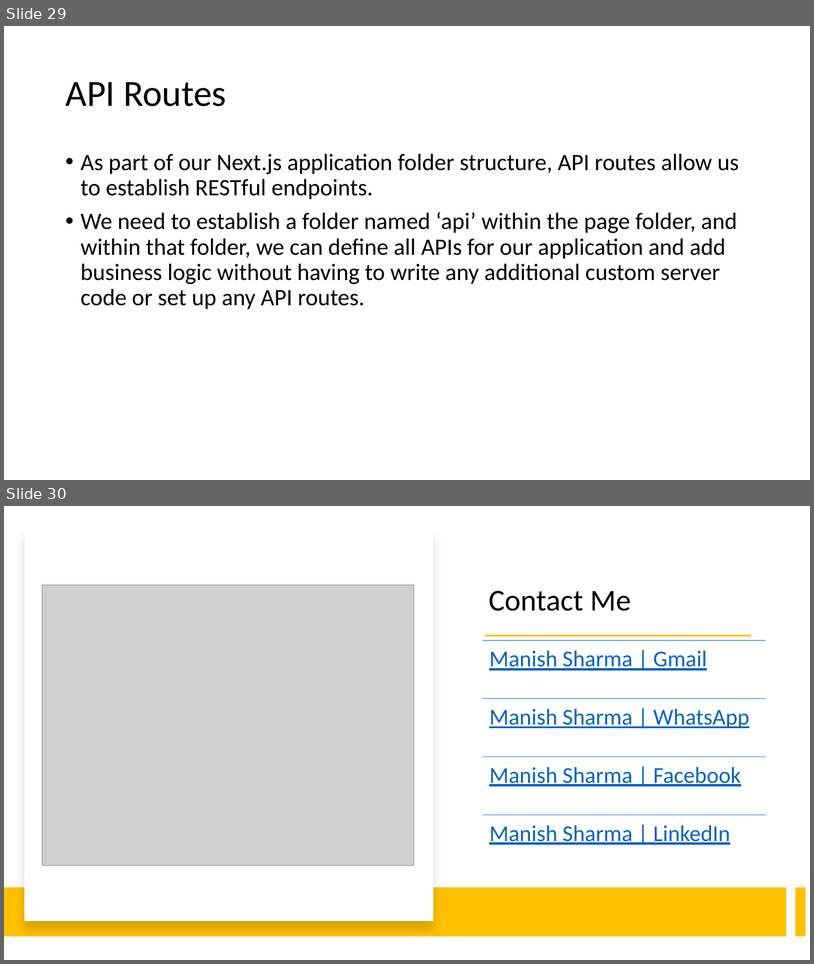
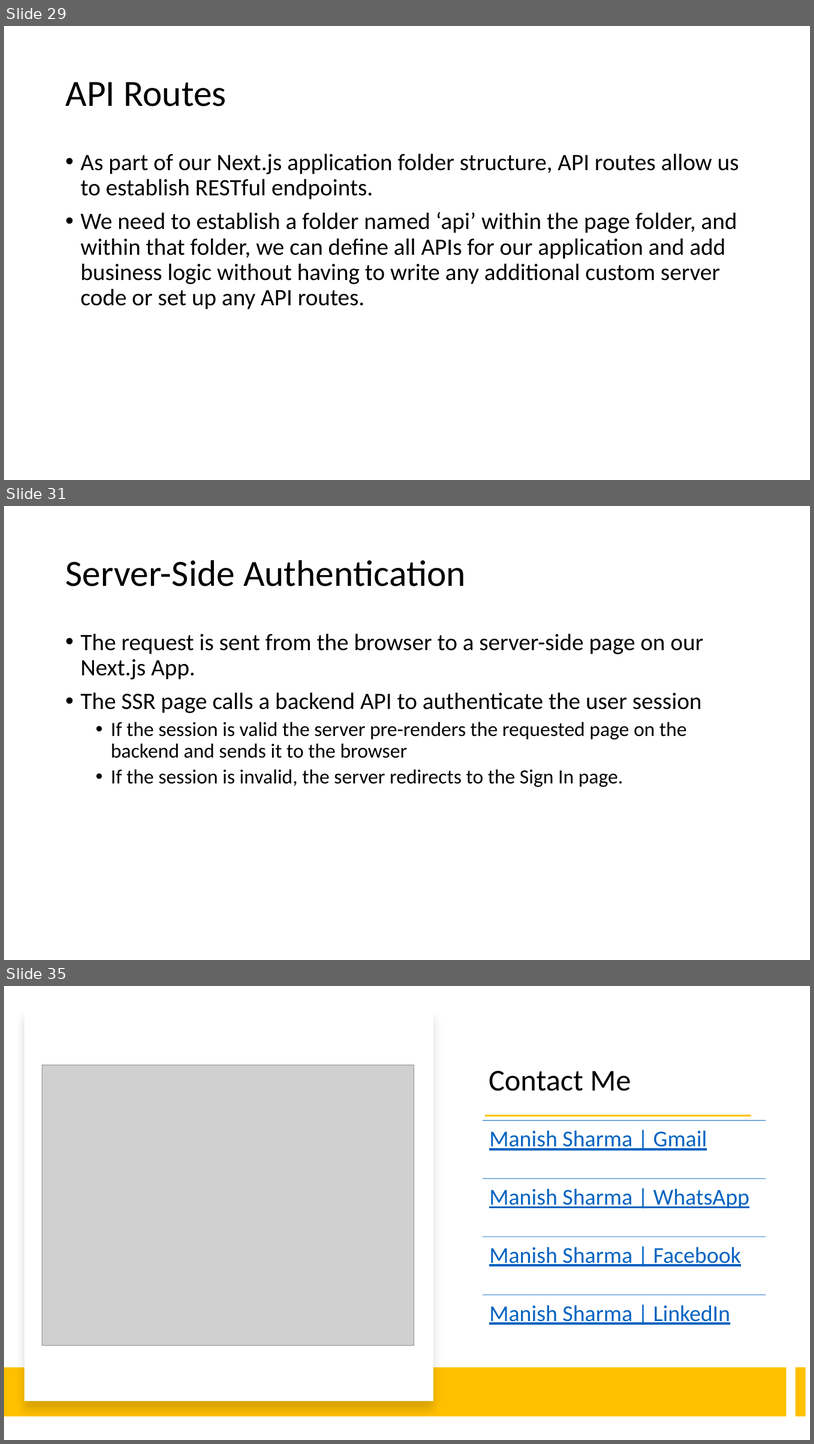
Before and after one commit to manishvbn/NextJS_Jun22, a slide deck: Notes/NextJS.pptx. Shown one above the other, each under a label of ours: slides 29 and 30 before the commit, slides 29, 31 and 35 after it; the slides between them are not shown. The pictures are 814x964 and 814x1444 pixels, drawn with LibreOffice and Linux fonts; fonts in the diff are those of the drawing; grey boxes stand for pictures. Boxes give left, top, right and bottom in pixels: in the first picture for what was removed or moved away, otherwise in the second. Text is boxed around its words. In the diff, an @@ line names an element or a change of style, - is before the commit and + after.

```diff
--- a/Notes/NextJS.pptx
+++ b/Notes/NextJS.pptx
@@ slide 31 added at [4, 506, 810, 960], background #FFFFFF @@
@@ title added at [65, 560, 466, 586], 44 pt, text #000000 @@
+Server-Side Authentication
@@ text added at [81, 633, 704, 787], 24 pt, text #000000 @@
+• The request is sent from the browser to a server-side page on our Next.js App.
+• The SSR page calls a backend API to authenticate the user session
+  • If the session is valid the server pre-renders the requested page on the backend and sends it to the browser
+  • If the session is invalid, the server redirects to the Sign In page.
@@ what was slide 30 is now slide 35 @@
```
Also in this commit, not shown: 4 other slides added.
